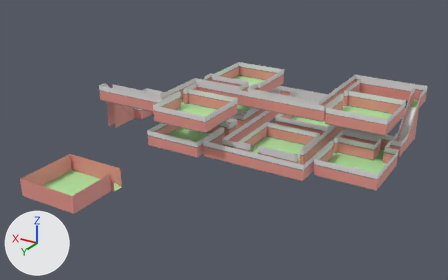
What one commit did to the Blender file assets/environment/level_one.blend.
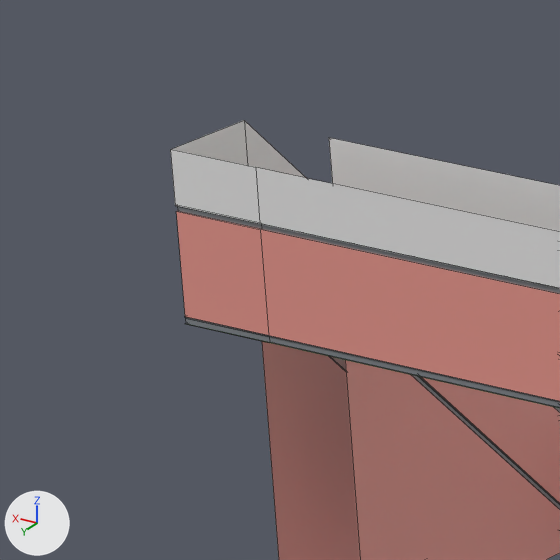
Each version is shown whole from a 50 mm camera at (-30.7, 94.3, 38.5) aimed at (12.8, 21.7, 2.3), then close up on the part from 19% to 29% of the width and 26% to 43% of the height. The lights are fixed; the arrows at lower left show +X, +Y and +Z. The close-ups show mesh edges as thin lines.

Names of what the first close-up shows: 'floor-col'.
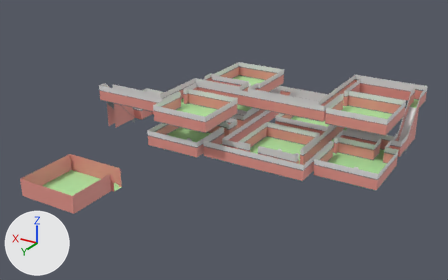
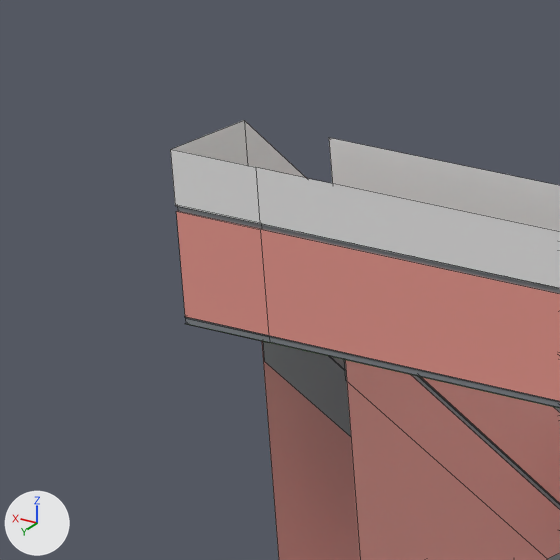
What differs and where, as boxes (x1, y1, x2, y2) in the close-ups (560 x 560 px):
part 1 of me_plane, added
    after: (263, 342, 560, 560)

Diff of the bpy script that builds the scene:
```diff
--- a/assets/environment/level_one.blend.py
+++ b/assets/environment/level_one.blend.py
@@ me_plane @@
 me_plane.from_pydata(...)  # 1820 vertices, 1722 faces; spans x -10.5..37.0, y -3.5..26.5, z 0.0..7.5
 # used by ob_floor_col; location = (0.0, 0.0, 0.0)
 # verts and faces of me_plane; kept vertices keep their numbers, new ones are numbered from 1820
 # before: 540 (-8.5, 6.0, 0.0), 541 (-8.5, 1.0, 5.0), 544 (35.0, 22.0, 5.0), 545 (35.0, 17.0, 0.0), 728 (-10.0, 6.0, 0.0)
 # before: 729 (-10.0, 1.0, 5.0), 763 (33.5, 17.0, 0.0), 787 (33.5, 22.0, 5.0)
+# me_plane part 1
+for new, old in zip([*range(1820, 1828)], [540, 541, 544, 545, 728, 729, 763, 787]): verts[new] = verts[old] + (0.0, 0.0, -1.0)
+faces += [(540, 541, 1821, 1820), (728, 729, 1825, 1824), (544, 1822, 1823, 545), (763, 1826, 1827, 787)]  # mat_baseboard (grey #82888d)
 me_plane.materials.append(mat_walls)
```
